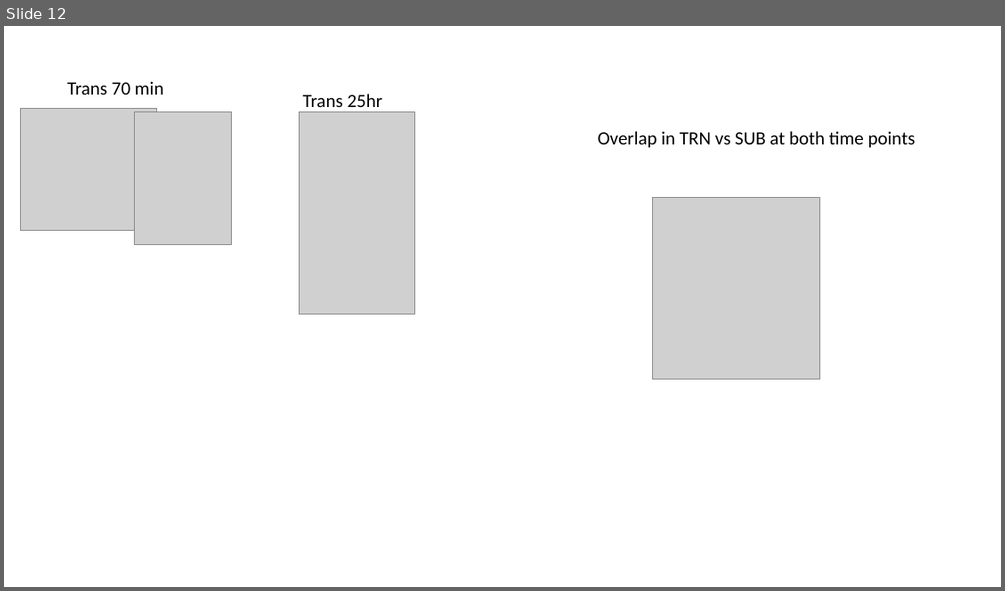
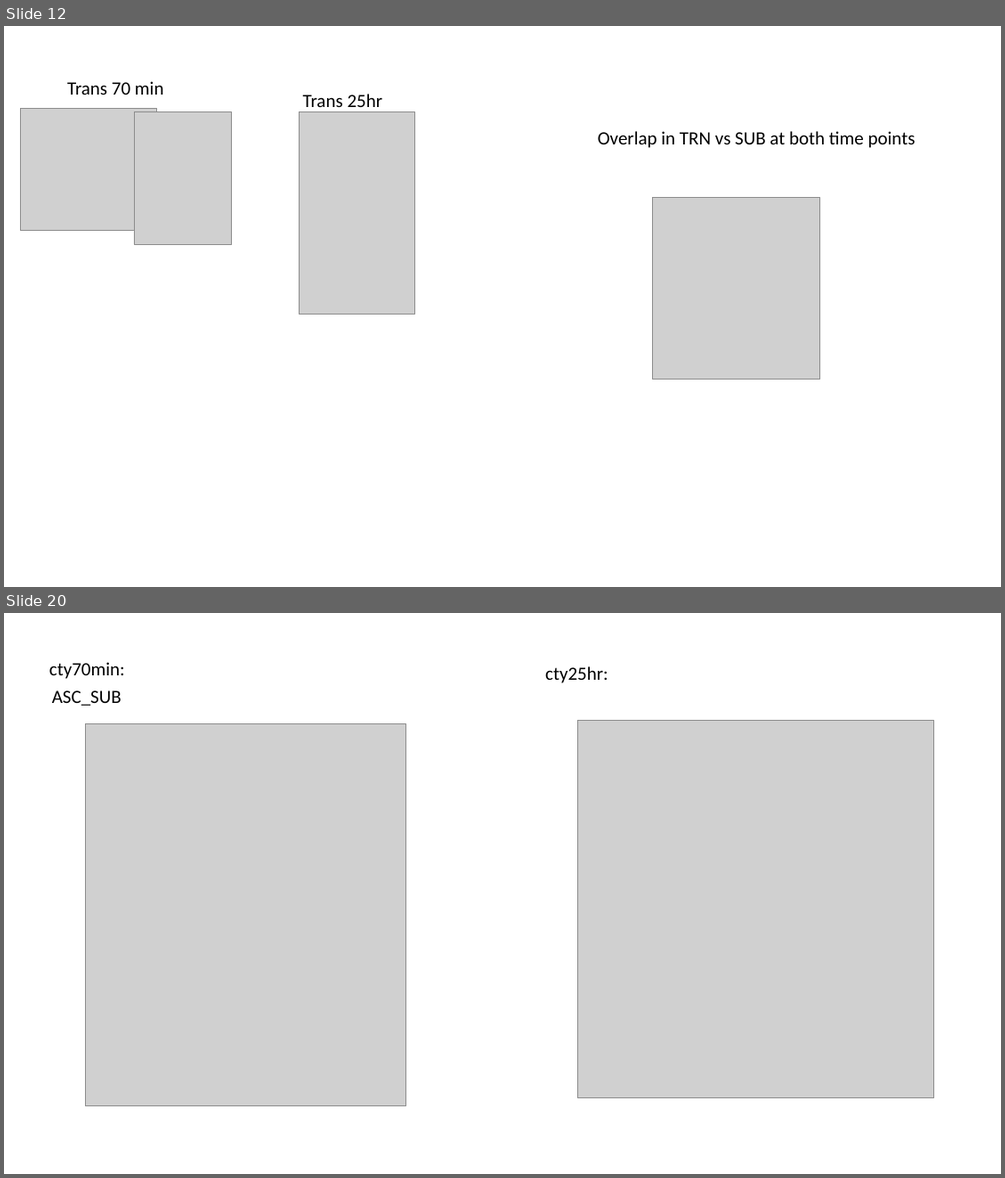
Before and after one commit to ty14/Transition25hr_Manuscript, a slide deck: manuscript/manuscript_figures/mPFC_manuscript_figures.pptx. Shown one above the other, each under a label of ours: slide 12 before the commit, slides 12 and 20 after it; the slides between them are not shown. The pictures are 1005x591 and 1005x1178 pixels, drawn with LibreOffice and Linux fonts; fonts in the diff are those of the drawing; grey boxes stand for pictures. Boxes give left, top, right and bottom in pixels: in the first picture for what was removed or moved away, otherwise in the second. Text is boxed around its words. In the diff, an @@ line names an element or a change of style, - is before the commit and + after.

```diff
--- a/manuscript/manuscript_figures/mPFC_manuscript_figures.pptx
+++ b/manuscript/manuscript_figures/mPFC_manuscript_figures.pptx
@@ slide 20 added at (x1=4, y1=613, x2=1001, y2=1174), background #FFFFFF @@
@@ text added at (x1=49, y1=662, x2=125, y2=679), 18 pt, text #000000 @@
+cty70min:
@@ text added at (x1=52, y1=690, x2=121, y2=706), 18 pt, text #000000 @@
+ASC_SUB
@@ text added at (x1=545, y1=666, x2=608, y2=683), 18 pt, text #000000 @@
+cty25hr:
@@ picture added at (x1=86, y1=724, x2=406, y2=1107) @@
@@ picture added at (x1=578, y1=721, x2=933, y2=1098) @@
```
Also in this commit, not shown: 11 other slides added, 11 other files.
